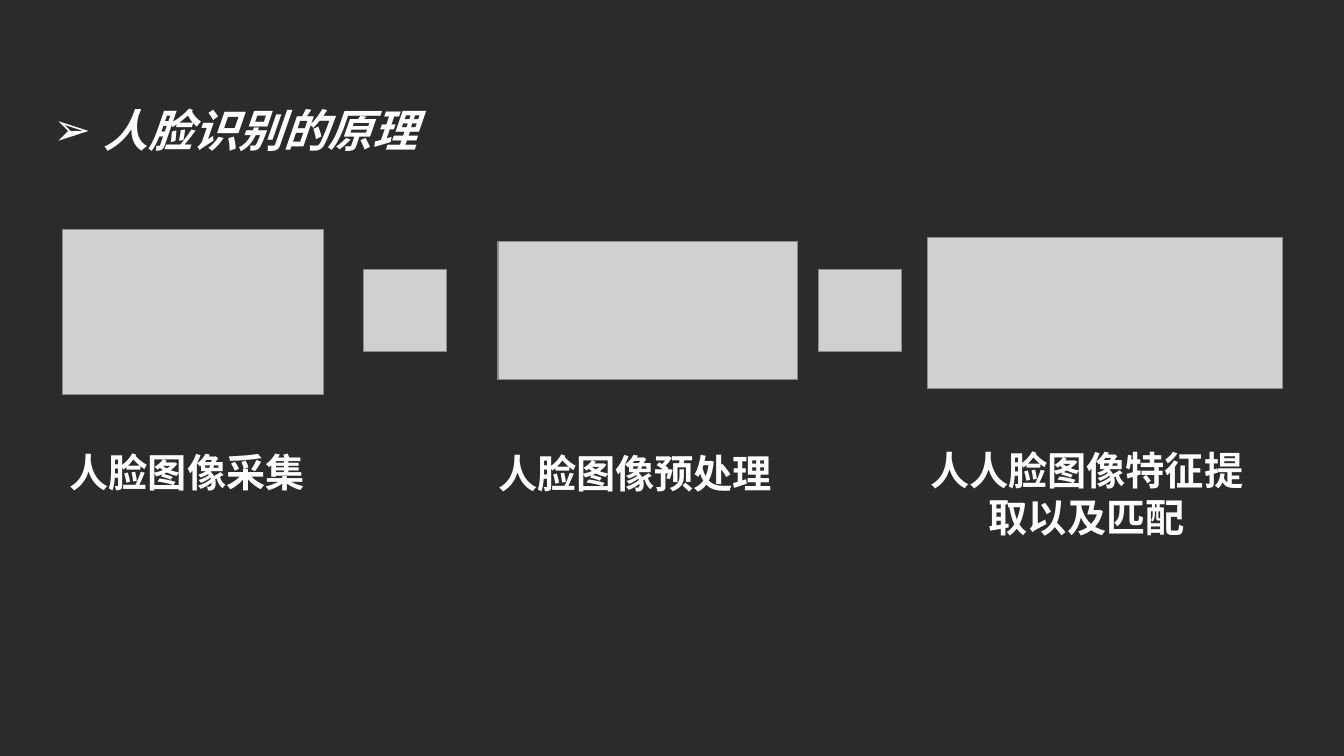
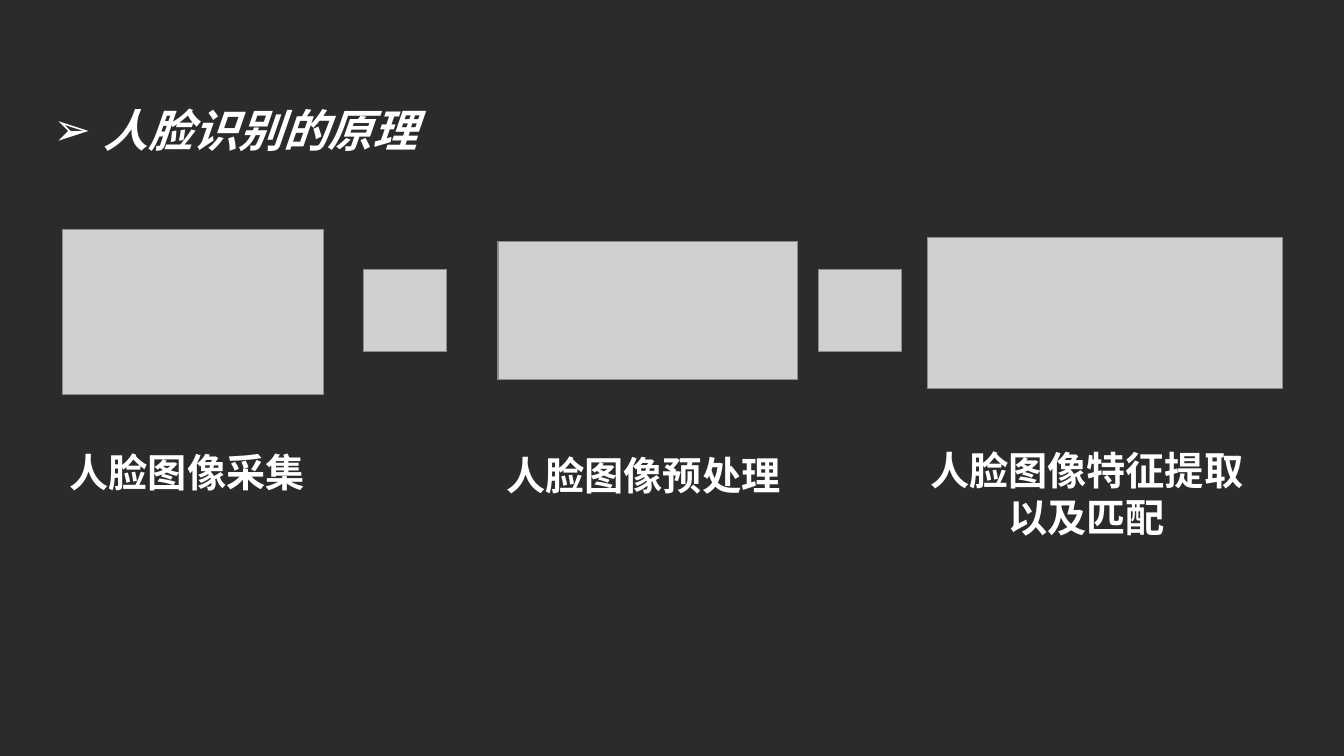
Before and after one commit to guyt518/ai-study, a slide deck: slide 9 of 三（3）班 顾语桐 AI人脸识别.pptx. Drawn at 1344x756 pixels with LibreOffice and Linux fonts; fonts in the diff are those of the drawing; grey boxes stand for pictures; background and template pictures are left out; a plain dark background stands for a picture behind light text. Boxes give left, top, right and bottom in pixels: in the first picture for what was removed or moved away, otherwise in the second. Text is boxed around its words. In the diff, an @@ line names an element or a change of style, - is before the commit and + after.

Commit message:
fix typo
fix typo

```diff
--- a/三（3）班 顾语桐 AI人脸识别.pptx
+++ b/三（3）班 顾语桐 AI人脸识别.pptx
@@ text "人脸图像预处理": place and size @@
-text "人脸图像预处理" at (498,454,772,492)
+text "人脸图像预处理" at (506,456,780,494)
@@ text at (930,451,1243,536): text changed @@
-人人脸图像特征提取以及匹配
+人脸图像特征提取以及匹配
```
Also in this commit, not shown: 2 other slides changed.
